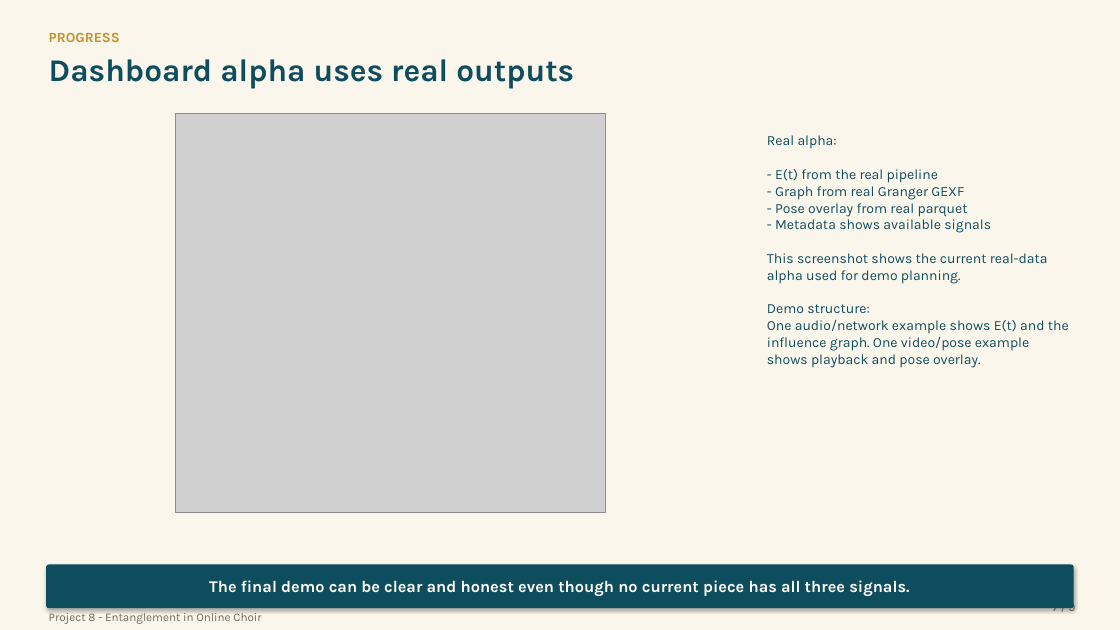
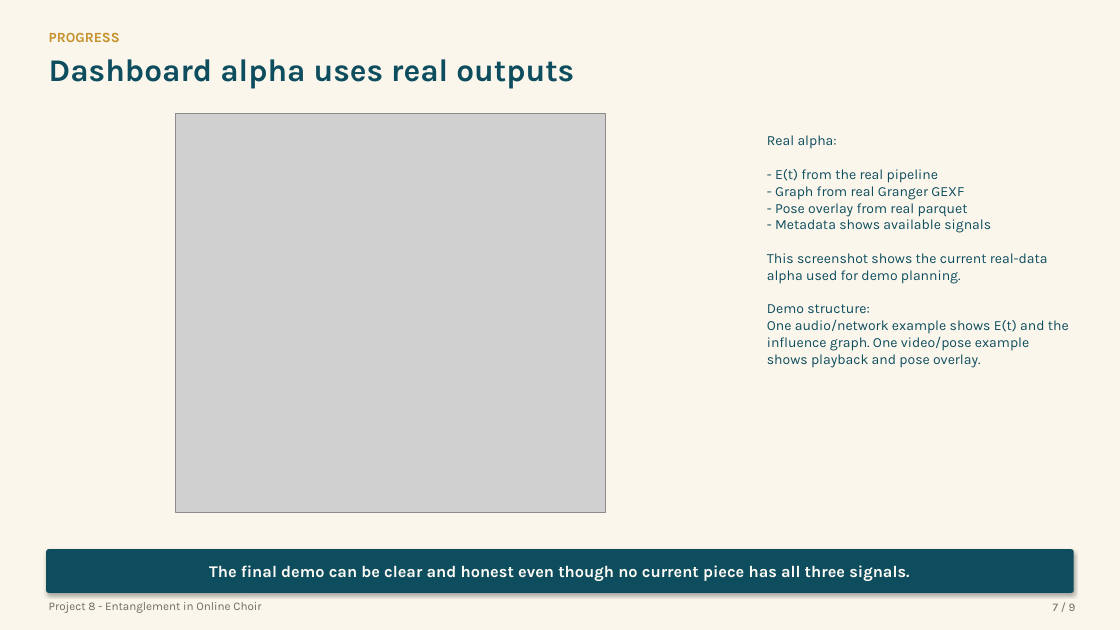
Before and after one commit to Zuraiz270/networked-choir-entanglement, a slide deck: slide 7 of output/jul09_status_meeting_vi.pptx. Drawn at 1120x630 pixels with LibreOffice and Linux fonts; fonts in the diff are those of the drawing; grey boxes stand for pictures. Boxes give left, top, right and bottom in pixels: in the first picture for what was removed or moved away, otherwise in the second. Text is boxed around its words. In the diff, an @@ line names an element or a change of style, - is before the commit and + after.

```diff
--- a/output/jul09_status_meeting_vi.pptx
+++ b/output/jul09_status_meeting_vi.pptx
@@ rounded rectangle "The final demo can be ...": place and size @@
-rounded rectangle "The final demo can be ..." at [46,565,1074,608]
+rounded rectangle "The final demo can be ..." at [46,549,1074,593]
@@ text "Project 8 - Entanglement in ...": place and size @@
-text "Project 8 - Entanglement in ..." at [49,610,261,624]
+text "Project 8 - Entanglement in ..." at [49,602,261,613]
```
Also in this commit, not shown: 8 other slides changed, 1 other file.
